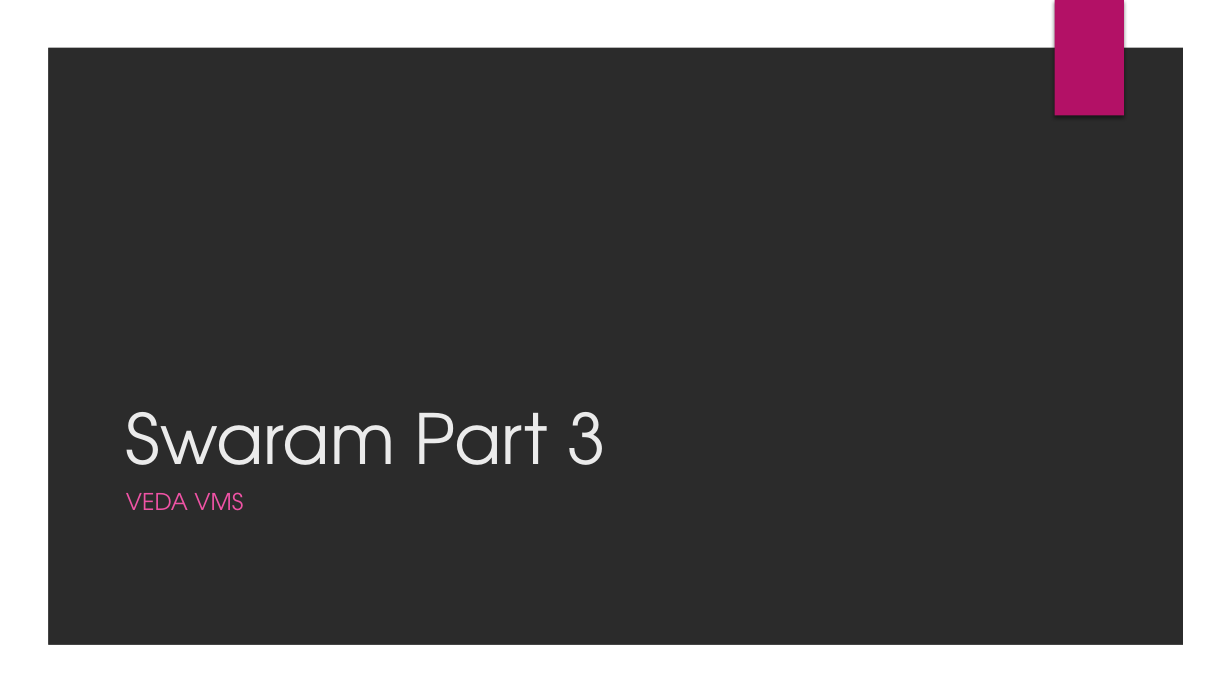
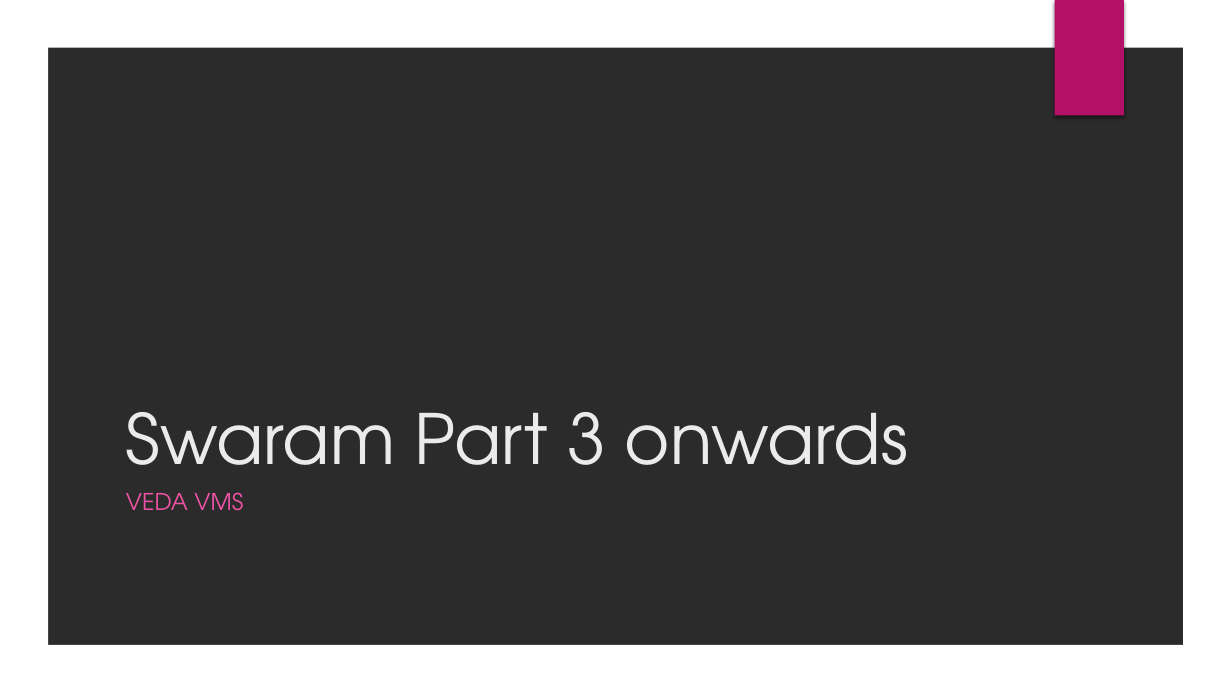
Before and after one commit to KYVeda/texts, a slide deck: slide 1 of Veda Lectures/Swaram Part 3.pptx. Drawn at 1232x693 pixels with LibreOffice and Linux fonts; fonts in the diff are those of the drawing; background and template pictures are left out; a plain dark background stands for a picture behind light text. Boxes give left, top, right and bottom in pixels: in the first picture for what was removed or moved away, otherwise in the second. Text is boxed around its words. In the diff, an @@ line names an element or a change of style, - is before the commit and + after.

```diff
--- a/Veda Lectures/Swaram Part 3.pptx
+++ b/Veda Lectures/Swaram Part 3.pptx
@@ title at (126,412,908,496): text changed @@
-Swaram Part 3
+Swaram Part 3 onwards
```
Also in this commit, not shown: 1 other slide changed, 9 slides added, 13 other files.
